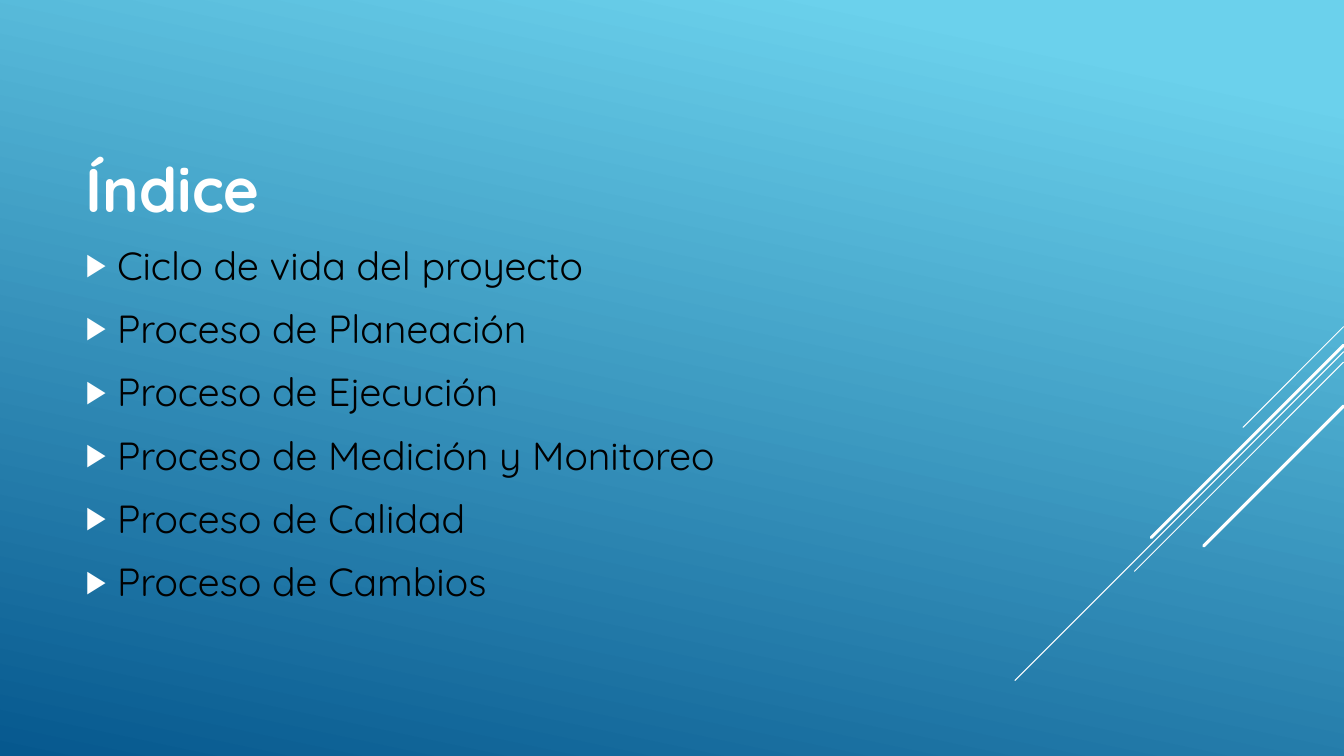
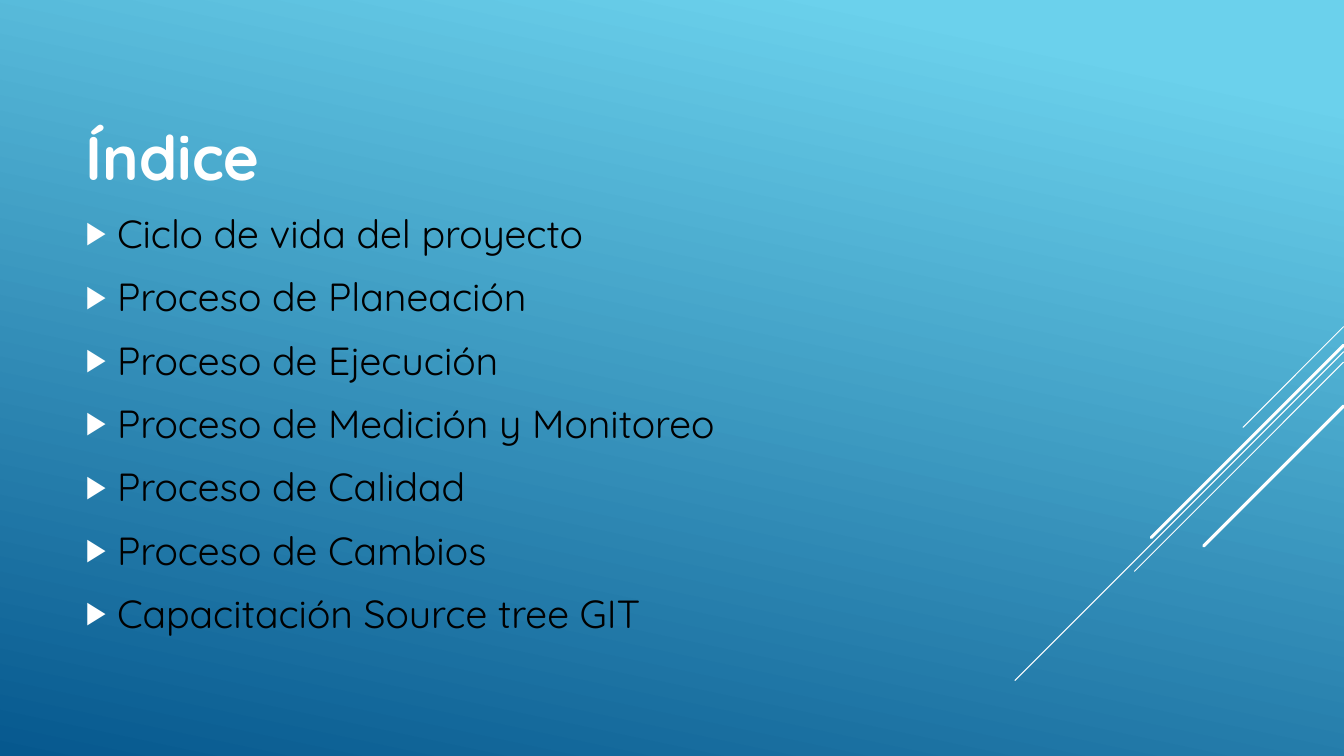
Before and after one commit to jovannyzepeda/qtp, a slide deck: slide 2 of adicionales/presentacion procesos/Capacitación de los procesos via.pptx. Drawn at 1344x756 pixels with LibreOffice and Linux fonts; fonts in the diff are those of the drawing. Boxes give left, top, right and bottom in pixels: in the first picture for what was removed or moved away, otherwise in the second. Text is boxed around its words. In the diff, an @@ line names an element or a change of style, - is before the commit and + after.

```diff
--- a/adicionales/presentacion procesos/Capacitación de los procesos via.pptx
+++ b/adicionales/presentacion procesos/Capacitación de los procesos via.pptx
@@ text at <box>117,600,641,636</box>: paragraph added @@
+▶ Capacitación Source tree GIT
```
Also in this commit, not shown: 1 slide added, 1 other file.
